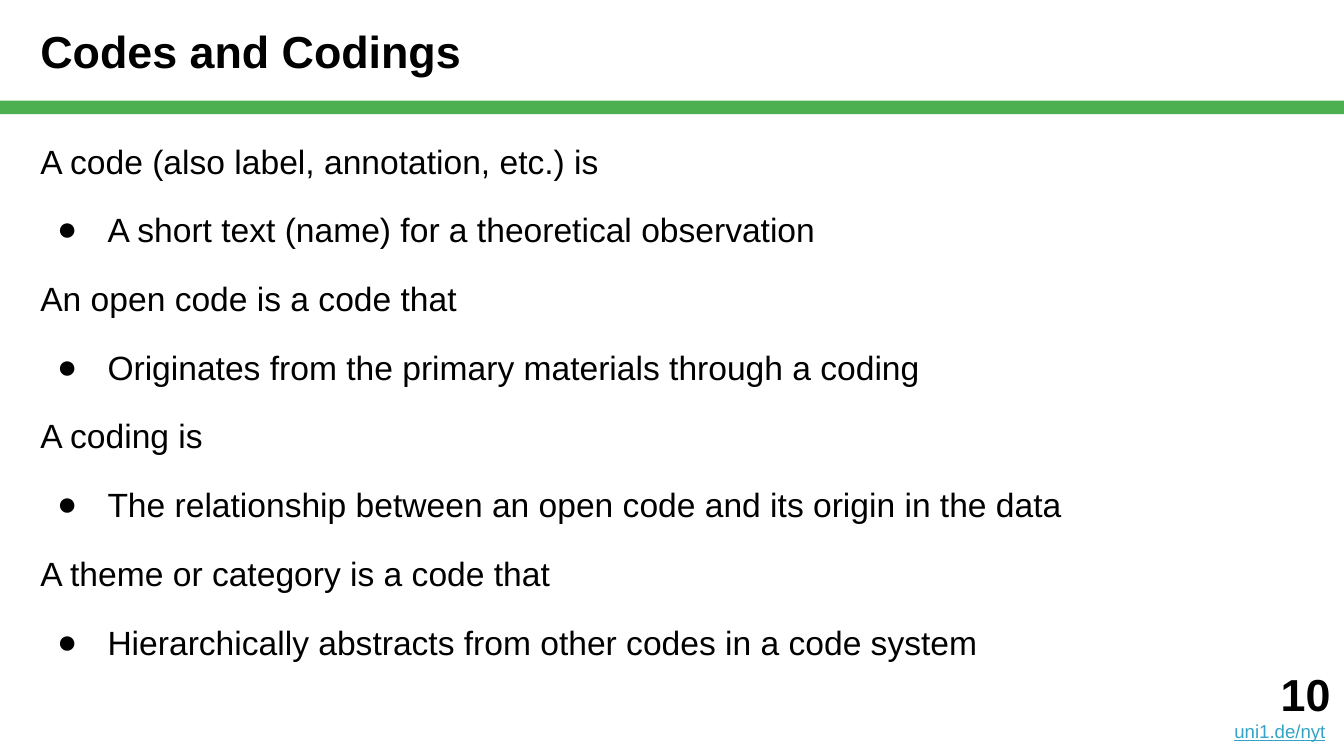
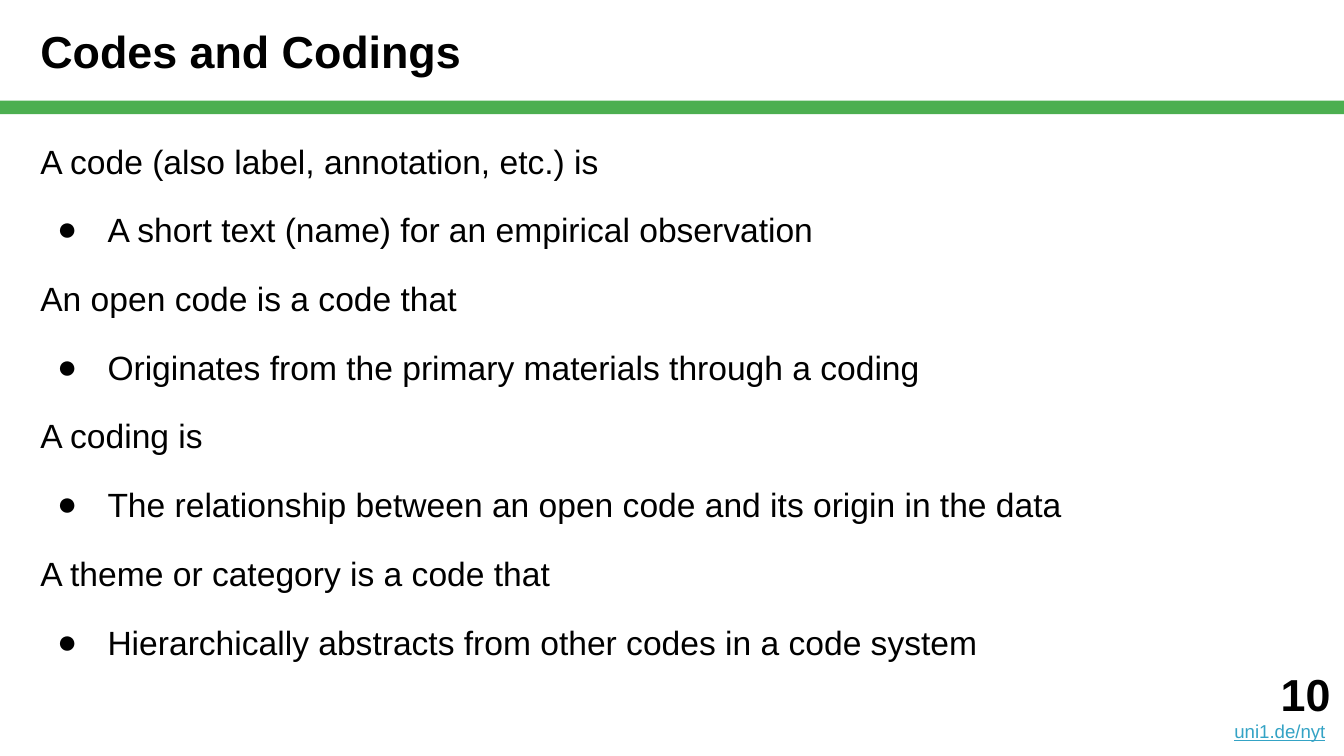
Before and after one commit to dirkriehle/nyt-course, a slide deck: slide 10 of Lecture slides/NYT B03 - Qualitative Data Analysis.pptx. Drawn at 1344x756 pixels with LibreOffice and Linux fonts; fonts in the diff are those of the drawing. Boxes give left, top, right and bottom in pixels: in the first picture for what was removed or moved away, otherwise in the second. Text is boxed around its words. In the diff, an @@ line names an element or a change of style, - is before the commit and + after.

```diff
--- a/Lecture slides/NYT B03 - Qualitative Data Analysis.pptx
+++ b/Lecture slides/NYT B03 - Qualitative Data Analysis.pptx
@@ text at [108, 217, 813, 248]: text changed @@
-● A short text (name) for a theoretical observation
+● A short text (name) for an empirical observation
```
Also in this commit, not shown: 13 other slides changed, 4 slides added, 3 slides removed, 1 other file.
